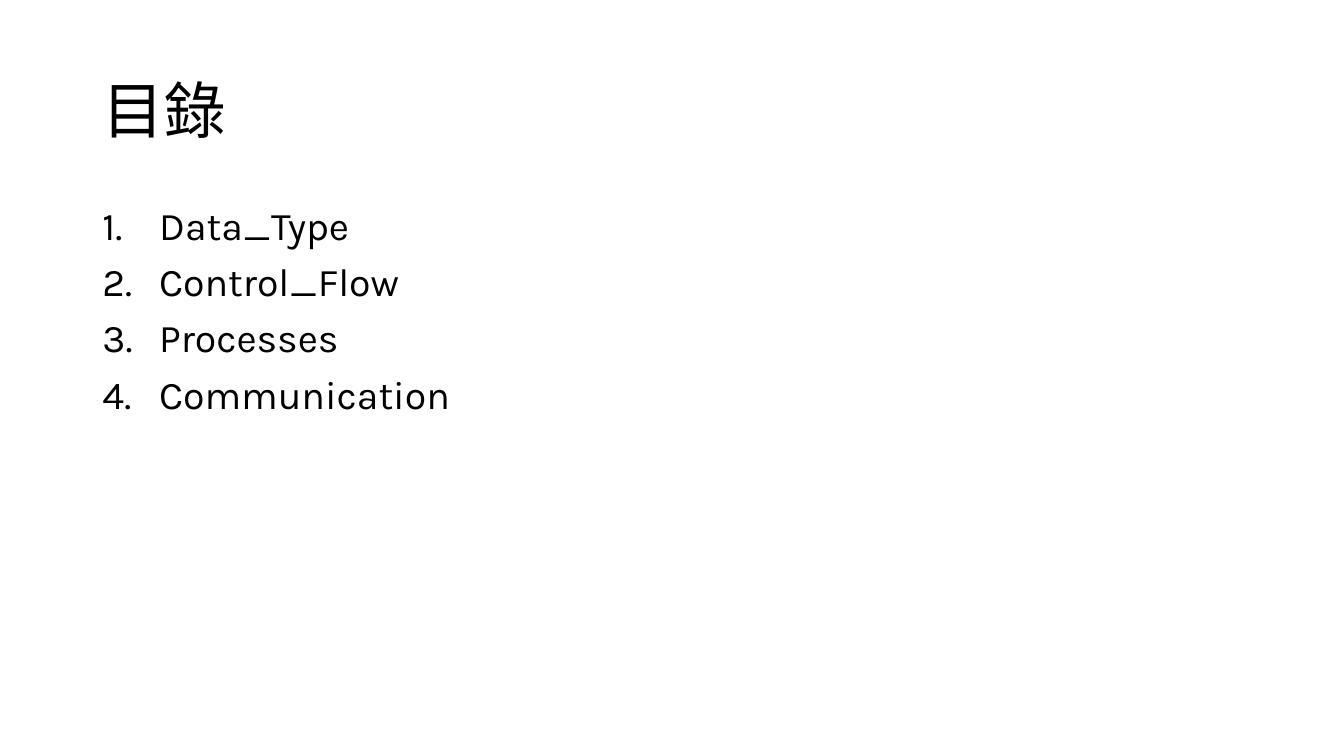
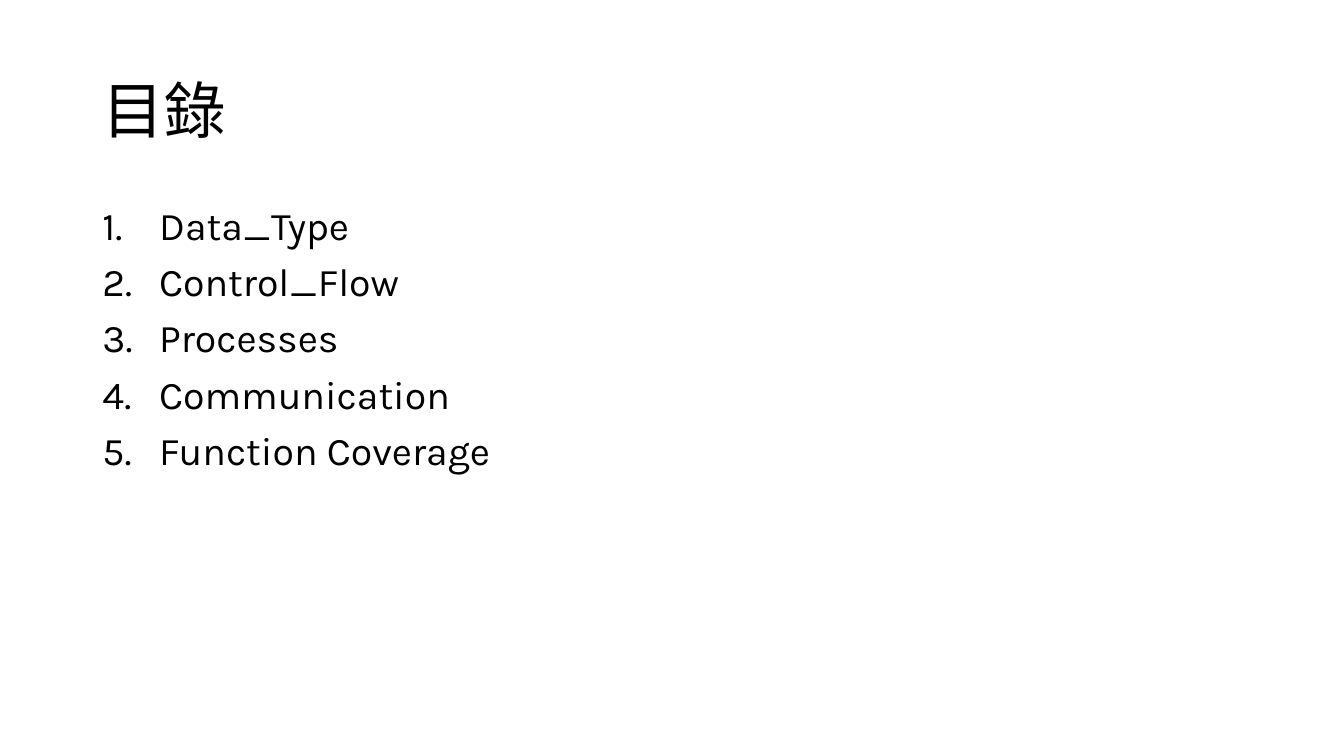
Before and after one commit to s9001055/DV_learning, a slide deck: slide 2 of SystemVerilog_語法學習.pptx. Drawn at 1344x756 pixels with LibreOffice and Linux fonts; fonts in the diff are those of the drawing. Boxes give left, top, right and bottom in pixels: in the first picture for what was removed or moved away, otherwise in the second. Text is boxed around its words. In the diff, an @@ line names an element or a change of style, - is before the commit and + after.

Commit message:
Modify: SystemVerilog_語法學習.pptx 1. Add Function Coverage slide

```diff
--- a/SystemVerilog_語法學習.pptx
+++ b/SystemVerilog_語法學習.pptx
@@ text at (x1=159, y1=438, x2=490, y2=475): paragraph added @@
+5. Function Coverage
```
Also in this commit, not shown: 1 slide added.
